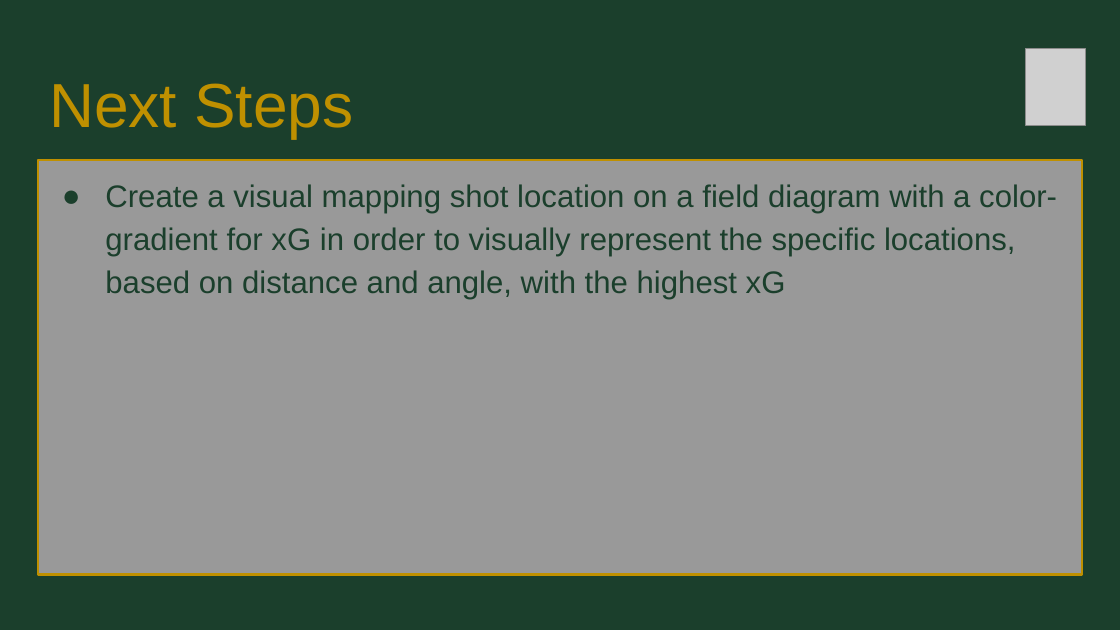
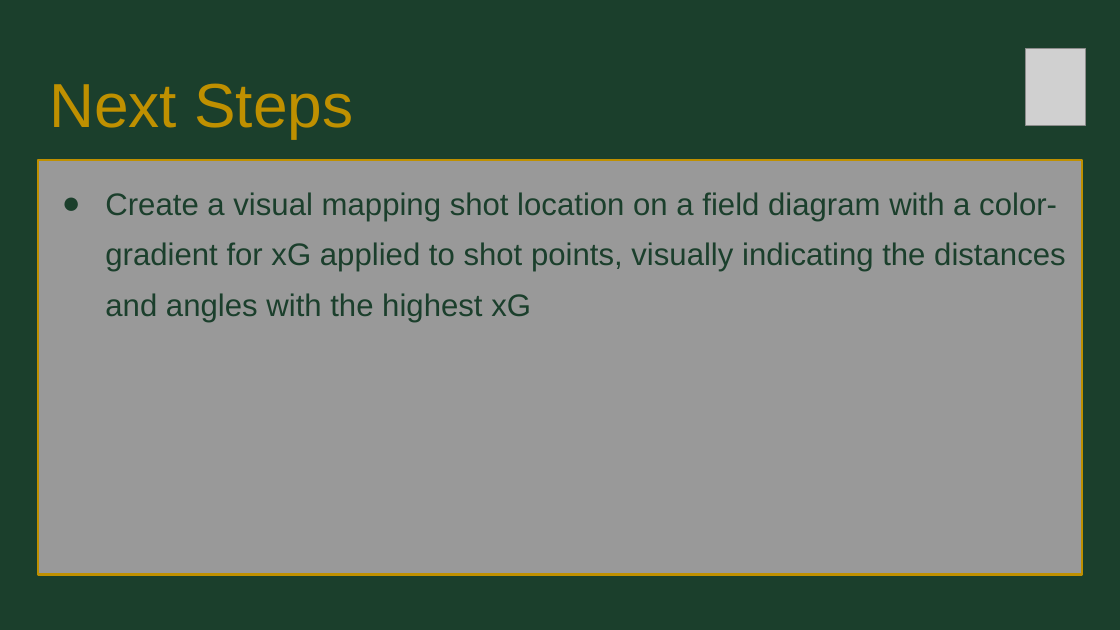
Before and after one commit to wswager/womens_soccer_expected_goals_model, a slide deck: slide 23 of presentation/expected_goals_slides.pptx. Drawn at 1120x630 pixels with LibreOffice and Linux fonts; fonts in the diff are those of the drawing; grey boxes stand for pictures. Boxes give left, top, right and bottom in pixels: in the first picture for what was removed or moved away, otherwise in the second. Text is boxed around its words. In the diff, an @@ line names an element or a change of style, - is before the commit and + after.

```diff
--- a/presentation/expected_goals_slides.pptx
+++ b/presentation/expected_goals_slides.pptx
@@ text at (105, 192, 1066, 322): text changed @@
-● Create a visual mapping shot location on a field diagram with a color-gradient for xG in order to visually represent the specific locations, based on distance and angle, with the highest xG
+● Create a visual mapping shot location on a field diagram with a color-gradient for xG applied to shot points, visually indicating the distances and angles with the highest xG
```
Also in this commit, not shown: 3 other slides changed.
